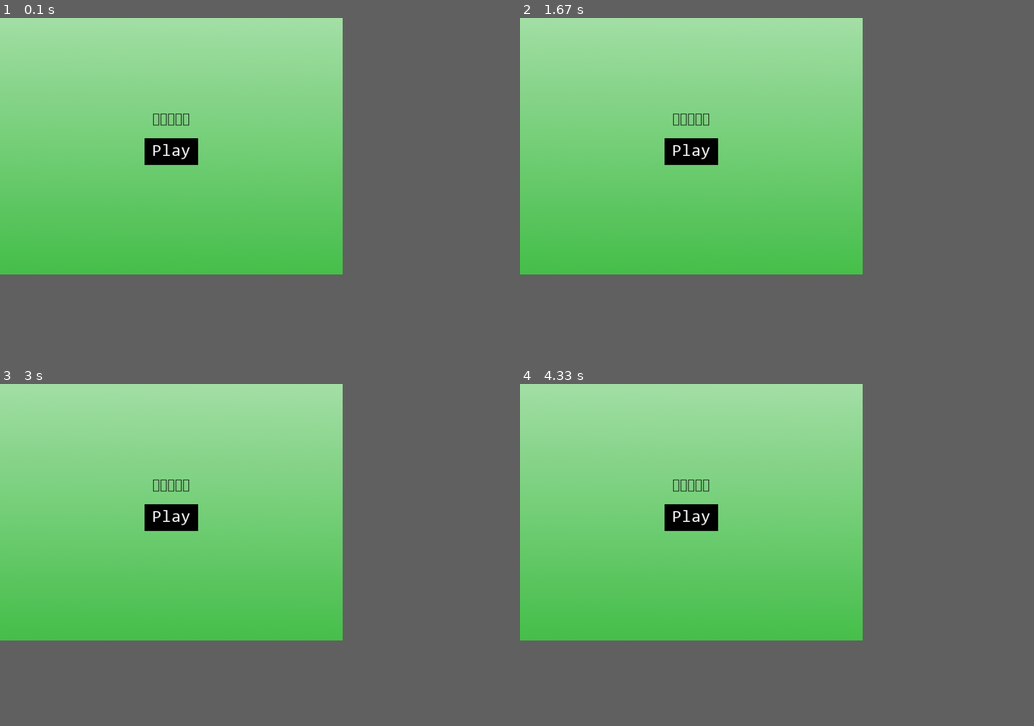
Above: before the commit, frames 1-4 (two rows, left to right).
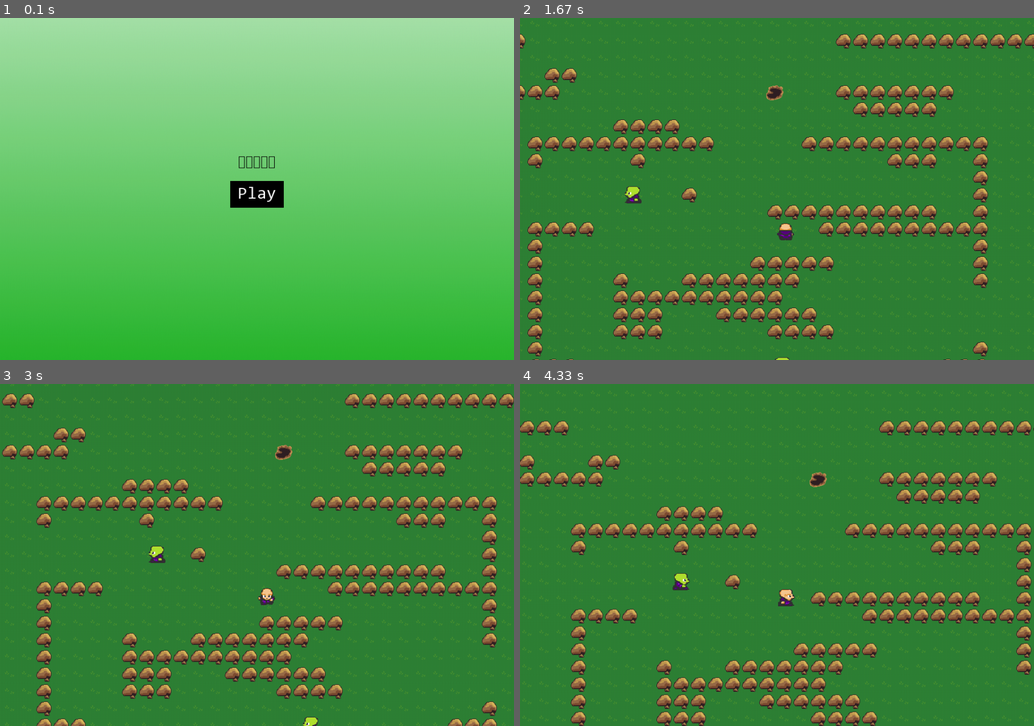
Above: after the commit, the same moments.

Repository: gandolfreddy/Pygame_RPG
Game: pygame game, started from main.py
Two runs of this game, one before a commit and one after it. Both use one fixed random seed, a clock stepped at 60 frames per second and the inputs below.
Inputs (mouse positions are in pixels of both pictures, inside the frame that each line leads up to):
- Up to frame 1 (0.1 s): no input
- Up to frame 2 (1.67 s): click (777, 189) at 0.38 s; tap Space at 0.67 s; hold Right 1-1.47 s; hold Up from 1.5 s (still down)
- Up to frame 3 (3 s): release Up at 1.8 s; hold Right 1.83-2.3 s; hold Left 2.33-2.87 s; hold Down from 2.9 s (still down)
- Up to frame 4 (4.33 s): release Down at 3.2 s; hold Left 3.23-3.63 s; hold Up 3.67-4.03 s; hold Right from 4.07 s (still down)
In our replay, the window is 600x450 before the commit and 900x600 after it. These sizes can differ from the game's own. Grey fills any space a smaller window leaves; there, only what the larger window draws over its background counts as a difference.

The runs differ from the first frame. In frame 1, 30% of the frame differs, in the area x 0-100%, y 0-80%; in frame 2, 59%; in frame 3, 59%; in frame 4, 60%, in the area x 0-100%, y 0-100%.

Commit message:
update all files
as title.

Diff:
--- a/config.py
+++ b/config.py
@@ -1,5 +1,6 @@
-WIN_WIDTH = 640
-WIN_HEIGHT = 480
+MAP_SIZES = ((32*40, 32*25), (32*30, 32*20))
+
+WIN_WIDTH, WIN_HEIGHT = MAP_SIZES[1]
 
 PLAYER_LAYER = 3
 ENEMY_LAYER = 3
@@ -18,20 +19,52 @@
 
 FPS = 60
 
+MAPS = []
 tilemap = [
-    'BBBBBBBBBBBBBBBBBBBB',
-    'B.............E....B',
-    'B..................B',
-    'B...BBB............B',
-    'B..................B',
-    'B..........BBBB....B',
-    'B...........BBB....B',
-    'B........P..B......B',
-    'B..................B',
-    'B.........E....B...B',
-    'B..................B',
-    'B......BBB.........B',
-    'B....E.............B',
-    'B..................B',
-    'BBBBBBBBBBBBBBBBBBBB',
+    '.................................................................................',
+    '.................................................................................',
+    '.................................................................................',
+    '.................................................................................',
+    '.................................................................................',
+    '.......................H.........................................................',
+    '.................................................................................',
+    '.................................................................................',
+    '.................................................................................',
+    '..........H......................................................................',
+    '......................BBBBBB..................BBBBBBBBBBBBBBBB...................',
+    '......................B......................................B...................',
+    '......................BBBB...BB..............................B...................',
+    '......................B..BBBBB............H...BBBBBBB........B...................',
+    '......................B........................BBBBB.........B...................',
+    '.................................BBBB............................................',
+    '............................BBBBBBBBBBB.....BBBBBBBBBBB..........................',
+    '............................B.....B..............BBB..B..........................',
+    '......................B...............................B..........................',
+    '......................B..............B....E...........B..........................',
+    '......................B...................BBBBBBBBBB..B..........................',
+    '............................BBBB.............BBBBBBBBBB..........................',
+    '............................B...........P.............B...........H..............',
+    '............................B............BBBBB........B..........................',
+    '............................B....B...BBBBBBB..........B......B...................',
+    '............................B....BBBBBBBBBB..................B...................',
+    '............................B....BBB...BBBBBB................B...................',
+    '............................B....BBB......BBBB...............B...................',
+    '............................B.........................B......B...................',
+    '......................B.....BBB..E..................BBB......B...................',
+    '......................B.......B...........E...B.....B........B...................',
+    '......................B.......BBBB..................B........B...................',
+    '......................B................BBBBBBBBBBBB..........B...................',
+    '......................B......................................B...................',
+    '......................BBBBBB.............BBBBBBB........BBBBBB...................',
+    '.................................................................................',
+    '.................................................................................',
+    '.................................................................................',
+    '.................................................................................',
+    '.................................................................................',
+    '.................................................................................',
+    '.................................................................................',
+    '.................................................................................',
+    '.................................................................................',
+    '.................................................................................',
+    '.................................................................................',
 ]
--- a/main.py
+++ b/main.py
@@ -21,10 +21,14 @@
 
     def create_tilemap(self):
         for i, row in enumerate(tilemap):
+            i -= 10
             for j, column in enumerate(row):
+                j -= 25
                 Ground(self, j, i)
                 if column == "B":
                     Block(self, j, i)
+                if column == "H":
+                    Hole(self, j, i)
                 if column == "E":
                     Enemy(self, j, i)
                 if column == "P":
@@ -36,8 +40,9 @@
 
         # ?
         self.all_sprites = pygame.sprite.LayeredUpdates()
+        self.enemies = pygame.sprite.LayeredUpdates()
         self.blocks = pygame.sprite.LayeredUpdates()
-        self.enemies = pygame.sprite.LayeredUpdates()
+        self.holes = pygame.sprite.LayeredUpdates()
         self.attacks = pygame.sprite.LayeredUpdates()
 
         self.create_tilemap()
--- a/sprites.py
+++ b/sprites.py
@@ -58,9 +58,9 @@
         self.collide_enemies()
 
         self.rect.x += self.x_change
-        self.collide_blocks('x')
+        self.collide_obstacles('x')
         self.rect.y += self.y_change
-        self.collide_blocks('y')
+        self.collide_obstacles('y')
 
         self.x_change = 0
         self.y_change = 0
@@ -94,10 +94,12 @@
             self.kill()
             self.game.playing = False
 
-    def collide_blocks(self, direction):
-        if direction == "x":
-            hits = pygame.sprite.spritecollide(self, self.game.blocks, False)
-            if hits:
+    def collide_obstacles(self, direction):
+        hits_blocks = pygame.sprite.spritecollide(self, self.game.blocks, False)
+        hits_holes = pygame.sprite.spritecollide(self, self.game.holes, False)
+        if hits_blocks or hits_holes:
+            hits = hits_blocks or hits_holes
+            if direction == "x":
                 if self.x_change > 0:
                     self.rect.x = hits[0].rect.left - self.rect.width
                     for sprite in self.game.all_sprites:
@@ -106,9 +108,7 @@
                     self.rect.x = hits[0].rect.right
                     for sprite in self.game.all_sprites:
                         sprite.rect.x -= PLAYER_SPEED
-        if direction == "y":
-            hits = pygame.sprite.spritecollide(self, self.game.blocks, False)
-            if hits:
+            if direction == "y":
                 if self.y_change > 0:
                     self.rect.y = hits[0].rect.top - self.rect.height
                     for sprite in self.game.all_sprites:
@@ -160,13 +160,10 @@
         self.groups = self.game.all_sprites, self.game.enemies
         pygame.sprite.Sprite.__init__(self, self.groups)
 
-        self.x = x * TILESIZE
-        self.y = y * TILESIZE
-        self.width = TILESIZE
-        self.height = TILESIZE
-
-        self.x_change = 0
-        self.y_change = 0
+        self.x, self.y = y*TILESIZE, y*TILESIZE
+        self.width, self.height = TILESIZE, TILESIZE
+
+        self.x_change, self.y_change = 0, 0
 
         self.facing = random.choice(["left", "right"])
         self.animation_loop = 1
@@ -176,26 +173,24 @@
         self.image = self.game.enemy_sprite_sheet.get_sprite(3, 2, self.width, self.height)
         self.image.set_colorkey(BLACK)
 
-        self.rect = self.image.get_rect()
-        self.rect.x = self.x
-        self.rect.y = self.y
+        self.rect = self.image.get_rect(x=self.x, y=self.y)
 
         self.left_animations = [self.game.enemy_sprite_sheet.get_sprite(3, 98, self.width, self.height),
-                           self.game.enemy_sprite_sheet.get_sprite(35, 98, self.width, self.height),
-                           self.game.enemy_sprite_sheet.get_sprite(68, 98, self.width, self.height)]
+                                self.game.enemy_sprite_sheet.get_sprite(35, 98, self.width, self.height),
+                                self.game.enemy_sprite_sheet.get_sprite(68, 98, self.width, self.height)]
         self.right_animations = [self.game.enemy_sprite_sheet.get_sprite(3, 66, self.width, self.height),
-                           self.game.enemy_sprite_sheet.get_sprite(35, 66, self.width, self.height),
-                           self.game.enemy_sprite_sheet.get_sprite(68, 66, self.width, self.height)]
+                                 self.game.enemy_sprite_sheet.get_sprite(35, 66, self.width, self.height),
+                                 self.game.enemy_sprite_sheet.get_sprite(68, 66, self.width, self.height)]
 
     def update(self):
         self.movement()
         self.animate()
+        self.collide_obstacles()
 
         self.rect.x += self.x_change
         self.rect.y += self.y_change
 
-        self.x_change = 0
-        self.y_change = 0
+        self.x_change, self.y_change = 0, 0
 
     def movement(self):
         if self.facing == "left":
@@ -227,6 +222,18 @@
                 if self.animation_loop >= 3:
                     self.animation_loop = 1
 
+    def collide_obstacles(self):
+        hits_blocks = pygame.sprite.spritecollide(self, self.game.blocks, False)
+        hits_holes = pygame.sprite.spritecollide(self, self.game.holes, False)
+        if hits_blocks or hits_holes:
+            hits = hits_blocks or hits_holes
+            if self.facing == "left":
+                self.rect.x = hits[0].rect.left - self.rect.width
+                self.facing = "right"
+            if self.facing == "right":
+                self.rect.x = hits[0].rect.right
+                self.facing = "left"
+
 
 class Block(pygame.sprite.Sprite):
     def __init__(self, game, x, y):
@@ -235,16 +242,25 @@
         self.groups = self.game.all_sprites, self.game.blocks
         pygame.sprite.Sprite.__init__(self, self.groups)
 
-        self.x = x * TILESIZE
-        self.y = y * TILESIZE
-        self.width = TILESIZE
-        self.height = TILESIZE
-
-        self.image = self.game.terrain_sprite_sheet.get_sprite(960, 448, self.width, self.height)
-
-        self.rect = self.image.get_rect()
-        self.rect.x = self.x
-        self.rect.y = self.y
+        self.x, self.y = x*TILESIZE, y*TILESIZE
+        self.width, self.height = TILESIZE, TILESIZE
+
+        self.image = self.game.terrain_sprite_sheet.get_sprite(30*32, 14*32, self.width, self.height)
+        self.rect = self.image.get_rect(x=self.x, y=self.y)
+
+
+class Hole(pygame.sprite.Sprite):
+    def __init__(self, game, x, y):
+        self.game = game
+        self._layer = BLOCK_LAYER
+        self.groups = self.game.all_sprites, self.game.holes
+        pygame.sprite.Sprite.__init__(self, self.groups)
+
+        self.x, self.y = x*TILESIZE, y*TILESIZE
+        self.width, self.height = TILESIZE, TILESIZE
+
+        self.image = self.game.terrain_sprite_sheet.get_sprite(32*18, 32*0, self.width, self.height)
+        self.rect = self.image.get_rect(x=self.x, y=self.y)
 
 
 class Ground(pygame.sprite.Sprite):
@@ -254,15 +270,11 @@
         self.groups = self.game.all_sprites
         pygame.sprite.Sprite.__init__(self, self.groups)
 
-        self.x = x * TILESIZE
-        self.y = y * TILESIZE
-        self.width = TILESIZE
-        self.height = TILESIZE
-
-        self.image = self.game.terrain_sprite_sheet.get_sprite(64, 352, self.width, self.height)
-        self.rect = self.image.get_rect()
-        self.rect.x = self.x
-        self.rect.y = self.y
+        self.x, self.y= x*TILESIZE, y*TILESIZE
+        self.width, self.height = TILESIZE, TILESIZE
+
+        self.image = self.game.terrain_sprite_sheet.get_sprite(32*2, 32*11, self.width, self.height)
+        self.rect = self.image.get_rect(x=self.x, y=self.y)
 
 
 class Button:
@@ -296,36 +308,31 @@
         self.groups = self.game.all_sprites, self.game.attacks
         pygame.sprite.Sprite.__init__(self, self.groups)
 
-        self.x = x
-        self.y = y
-        self.width = TILESIZE
-        self.height = TILESIZE
+        self.x, self.y = x, y
+        self.width, self.height = TILESIZE, TILESIZE
 
         self.animation_loop = 1
 
         self.image = self.game.attack_sprite_sheet.get_sprite(0, 32, self.width, self.height)
-
-        self.rect = self.image.get_rect()
-        self.rect.x = self.x
-        self.rect.y = self.y
-
-        self.down_animations =  [self.game.attack_sprite_sheet.get_sprite(  0, 32, self.width, self.height),
-                                 self.game.attack_sprite_sheet.get_sprite( 32, 32, self.width, self.height),
-                                 self.game.attack_sprite_sheet.get_sprite( 64, 32, self.width, self.height),
-                                 self.game.attack_sprite_sheet.get_sprite( 96, 32, self.width, self.height),
-                                 self.game.attack_sprite_sheet.get_sprite(128, 32, self.width, self.height)]
-
-        self.up_animations =    [self.game.attack_sprite_sheet.get_sprite(  0,  0, self.width, self.height),
-                                 self.game.attack_sprite_sheet.get_sprite( 32,  0, self.width, self.height),
-                                 self.game.attack_sprite_sheet.get_sprite( 64,  0, self.width, self.height),
-                                 self.game.attack_sprite_sheet.get_sprite( 96,  0, self.width, self.height),
-                                 self.game.attack_sprite_sheet.get_sprite(128,  0, self.width, self.height)]
-
-        self.left_animations =  [self.game.attack_sprite_sheet.get_sprite(  0, 96, self.width, self.height),
-                                 self.game.attack_sprite_sheet.get_sprite( 32, 96, self.width, self.height),
-                                 self.game.attack_sprite_sheet.get_sprite( 64, 96, self.width, self.height),
-                                 self.game.attack_sprite_sheet.get_sprite( 96, 96, self.width, self.height),
-                                 self.game.attack_sprite_sheet.get_sprite(128, 96, self.width, self.height)]
+        self.rect = self.image.get_rect(x=self.x, y=self.y)
+
+        self.down_animations = [self.game.attack_sprite_sheet.get_sprite(  0, 32, self.width, self.height),
+                                self.game.attack_sprite_sheet.get_sprite( 32, 32, self.width, self.height),
+                                self.game.attack_sprite_sheet.get_sprite( 64, 32, self.width, self.height),
+                                self.game.attack_sprite_sheet.get_sprite( 96, 32, self.width, self.height),
+                                self.game.attack_sprite_sheet.get_sprite(128, 32, self.width, self.height)]
+
+        self.up_animations = [self.game.attack_sprite_sheet.get_sprite(  0,  0, self.width, self.height),
+                              self.game.attack_sprite_sheet.get_sprite( 32,  0, self.width, self.height),
+                              self.game.attack_sprite_sheet.get_sprite( 64,  0, self.width, self.height),
+                              self.game.attack_sprite_sheet.get_sprite( 96,  0, self.width, self.height),
+                              self.game.attack_sprite_sheet.get_sprite(128,  0, self.width, self.height)]
+
+        self.left_animations = [self.game.attack_sprite_sheet.get_sprite(  0, 96, self.width, self.height),
+                                self.game.attack_sprite_sheet.get_sprite( 32, 96, self.width, self.height),
+                                self.game.attack_sprite_sheet.get_sprite( 64, 96, self.width, self.height),
+                                self.game.attack_sprite_sheet.get_sprite( 96, 96, self.width, self.height),
+                                self.game.attack_sprite_sheet.get_sprite(128, 96, self.width, self.height)]
 
         self.right_animations = [self.game.attack_sprite_sheet.get_sprite(  0, 64, self.width, self.height),
                                  self.game.attack_sprite_sheet.get_sprite( 32, 64, self.width, self.height),
